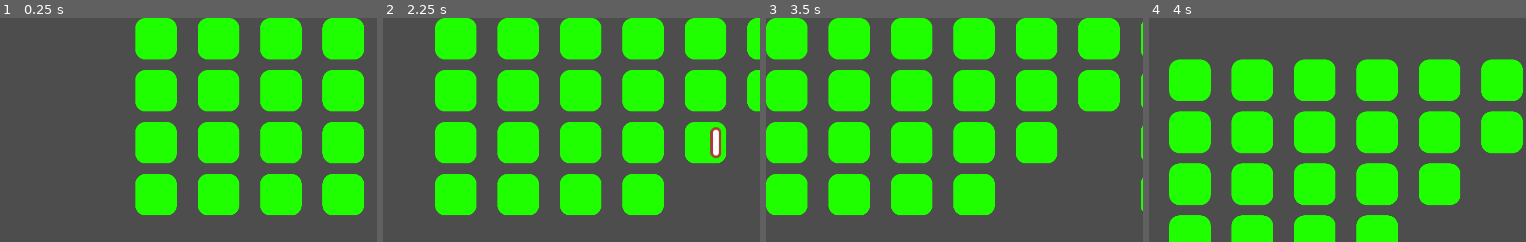
Above: before the commit, frames 1-4 (left to right).
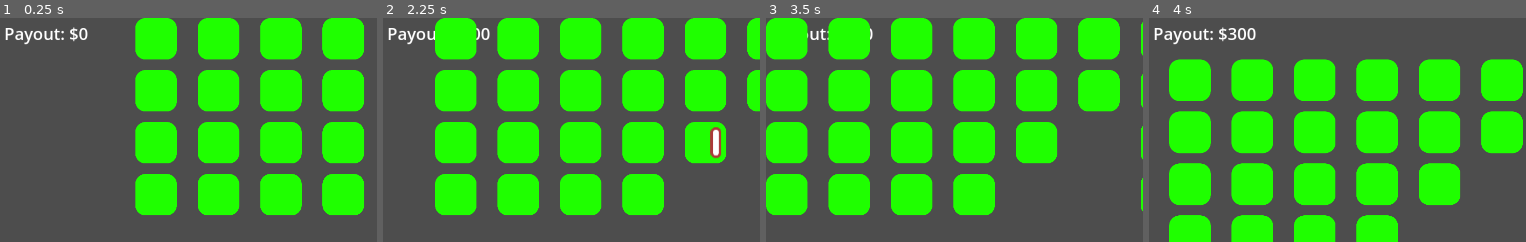
Above: after the commit, the same moments.

Repository: michael-j-coyne/space-defense
Game: Godot game, scene res://scenes/main.tscn
Same seed, same stepped clock (60 frames per second), same inputs: the game is played once before the commit and once after it.
Inputs (mouse positions are % of the whole screen's width and height, from its top left):
- Up to frame 1 (0.25 s): no input
- Up to frame 2 (2.25 s): tap Enter (ui_accept) at 0.5, 0.77 s; move the mouse to (76, 45) at 0.52 s; hold E (rotate_right) 0.53-1.25 s; hold Shift 0.53-1.25 s; click (76, 45) at 0.67 s; drag from (32, 55) to (51, 95) at 1.27 s; move the mouse to (63, 28) at 2.02 s; hold E (rotate_right) from 2.03 s (still down); tap Ctrl at 2.1 s
- Up to frame 3 (3.5 s): release E (rotate_right) at 2.75 s; drag from (48, 70) to (7, 5) at 2.77 s
- Up to frame 4 (4 s): move the mouse to (85, 65) at 3.52 s; hold Q (rotate_left) from 3.53 s (still down); tap Alt at 3.6 s; tap Enter (ui_accept) at 3.77 s
The pictures show only the part of the screen within x 0-50%, y 0-50%; the shares and areas given below are measured in that part.

The runs differ from the first frame. In frame 1, 0.6% of the frame differs, in the area x 1-24%, y 4-13%; in frame 2, 0.5%; in frame 3, 0.2%; in frame 4, 0.7%, in the area x 1-29%, y 4-13%.

Commit message:
Add label to display score

Diff:
--- a/scenes/main.gd
+++ b/scenes/main.gd
@@ -1,6 +1,7 @@
 class_name Main extends Node
 const enemy_grid_scene = preload("res://scenes/enemy_grid.tscn")
 const TIME_BETWEEN_ROUNDS = 3.0
+const PAYOUT_STRING = "Payout: $"
 
 var enemy_grid: EnemyGrid
 var score := 0
@@ -21,6 +22,7 @@
 
 func _on_enemy_killed(enemy_info: Shooter.EnemyInfo) -> void:
 	score += enemy_info.value
+	$ScoreLabel.text = PAYOUT_STRING + str(score)
 
 func _on_enemy_grid_all_enemies_defeated() -> void:
 	enemy_grid.queue_free()
--- a/scenes/main.tscn
+++ b/scenes/main.tscn
@@ -16,3 +16,15 @@
 
 [node name="InitialCamera" type="Camera2D" parent="."]
 anchor_mode = 0
+
+[node name="ScoreLabel" type="RichTextLabel" parent="."]
+offset_left = 10.0
+offset_top = 10.0
+offset_right = 218.0
+offset_bottom = 65.0
+theme_override_font_sizes/normal_font_size = 40
+text = "Payout: $0"
+fit_content = true
+scroll_active = false
+autowrap_mode = 0
+shortcut_keys_enabled = false
